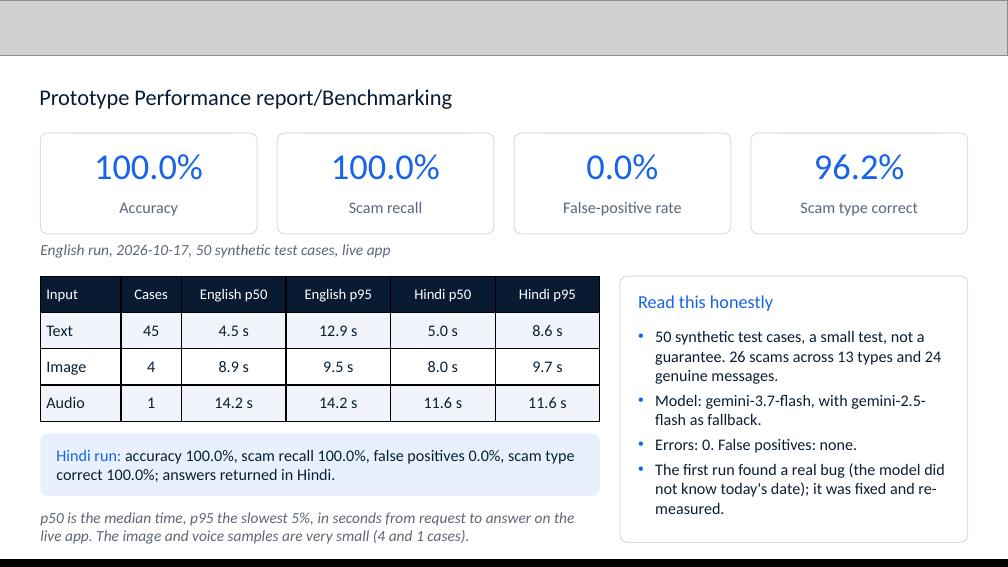
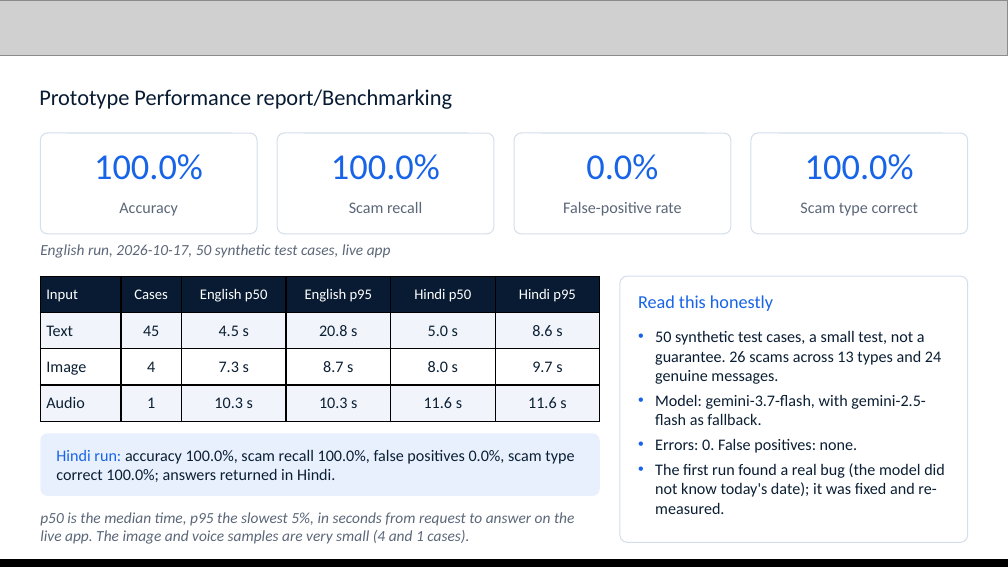
Before and after one commit to Namans12/scam-shield, a slide deck: slide 12 of docs/submission/Scam-Shield-deck.pptx. Drawn at 1008x567 pixels with LibreOffice and Linux fonts; fonts in the diff are those of the drawing; grey boxes stand for pictures. Boxes give left, top, right and bottom in pixels: in the first picture for what was removed or moved away, otherwise in the second. Text is boxed around its words. In the diff, an @@ line names an element or a change of style, - is before the commit and + after.

```diff
--- a/docs/submission/Scam-Shield-deck.pptx
+++ b/docs/submission/Scam-Shield-deck.pptx
@@ text at (805,154,914,180): text changed @@
-96.2%
+100.0%
@@ table at (40,276,601,421) @@
-row 2, column 4: 12.9 s
+row 2, column 4: 20.8 s
-row 3, column 3: 8.9 s
+row 3, column 3: 7.3 s
-row 3, column 4: 9.5 s
+row 3, column 4: 8.7 s
-row 4, column 3: 14.2 s
+row 4, column 3: 10.3 s
-row 4, column 4: 14.2 s
+row 4, column 4: 10.3 s
```
Also in this commit, not shown: 1 other slide changed, 2 other files.
